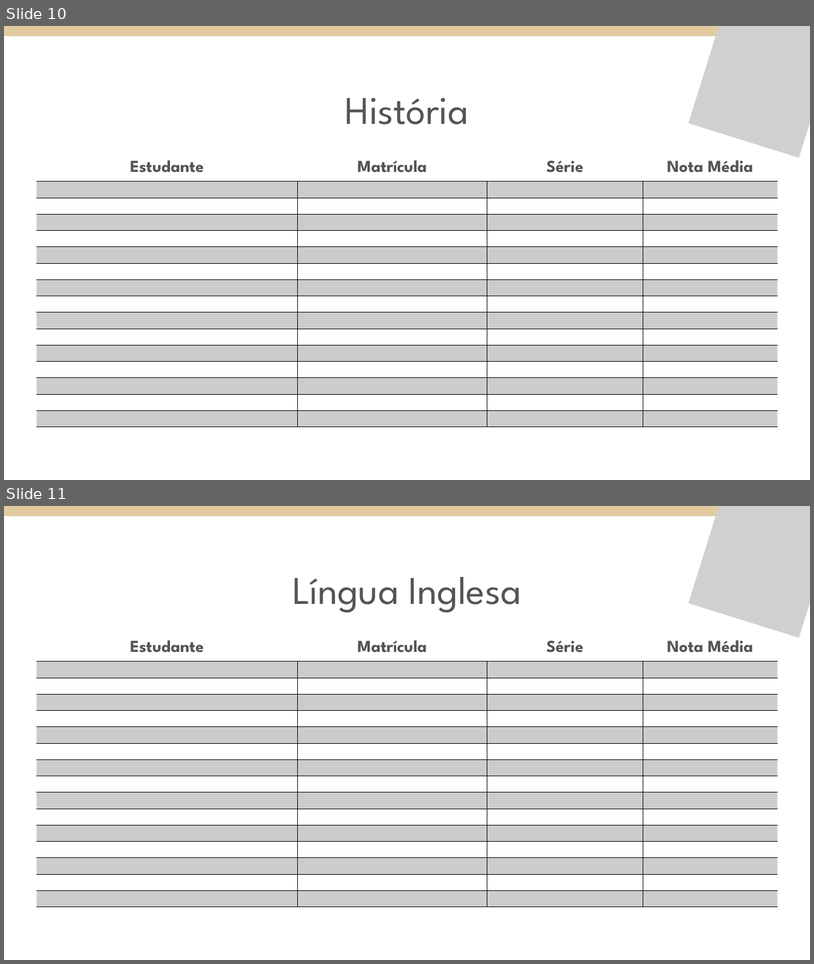
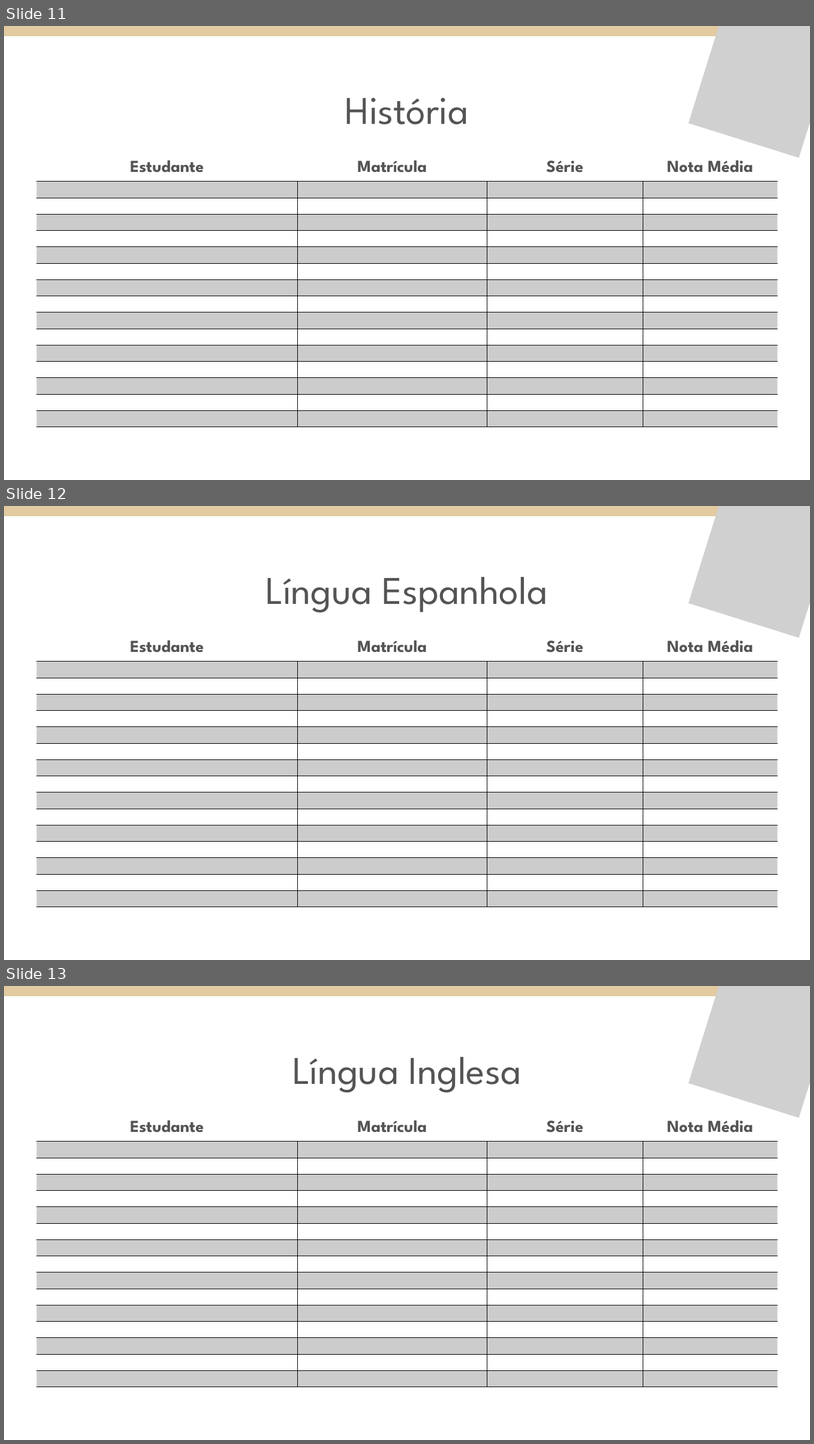
Before and after one commit to hugobovareto/Relatorios_Fluxo_Notas_por_Escola, a slide deck: template_notas_Escolas.pptx. Shown one above the other, each under a label of ours: slides 10 and 11 before the commit, slides 11, 12 and 13 after it. The pictures are 814x964 and 814x1444 pixels, drawn with LibreOffice and Linux fonts; fonts in the diff are those of the drawing; grey boxes stand for pictures; background and template pictures are left out. Boxes give left, top, right and bottom in pixels: in the first picture for what was removed or moved away, otherwise in the second. Text is boxed around its words. In the diff, an @@ line names an element or a change of style, - is before the commit and + after.

Commit message:
adição de Ensino Religioso e Língua Espanhola

```diff
--- a/template_notas_Escolas.pptx
+++ b/template_notas_Escolas.pptx
@@ slide 12 added at (x1=4, y1=506, x2=810, y2=960), background #FFFFFF @@
@@ group added at (x1=4, y1=506, x2=810, y2=516): 4 freeform shapes @@
@@ picture added at (x1=689, y1=506, x2=810, y2=637) @@
@@ text added at (x1=266, y1=577, x2=548, y2=613), 70 pt, text #545454 @@
+Língua Espanhola
@@ text added at (x1=130, y1=640, x2=204, y2=652), 30 pt, text #545454, bold @@
+Estudante
@@ text added at (x1=357, y1=640, x2=427, y2=652), 30 pt, text #545454, bold @@
+Matrícula
@@ text added at (x1=546, y1=640, x2=584, y2=652), 30 pt, text #545454, bold @@
+Série
@@ text added at (x1=668, y1=640, x2=753, y2=652), 30 pt, text #545454, bold @@
+Nota Média
@@ table added at (x1=36, y1=661, x2=778, y2=924), 15 rows, 4 columns @@
+ |  |  | 
+ |  |  | 
+ |  |  | 
+ |  |  | 
+ |  |  | 
+ |  |  | 
+ |  |  | 
+ |  |  | 
+ |  |  | 
+ |  |  | 
+ |  |  | 
+ |  |  | 
+ |  |  | 
+ |  |  | 
+ |  |  | 
@@ what was slide 10 is now slide 11 @@
@@ what was slide 11 is now slide 13 @@
```
Also in this commit, not shown: 1 slide changed, 1 other slide added, 1 other file.
